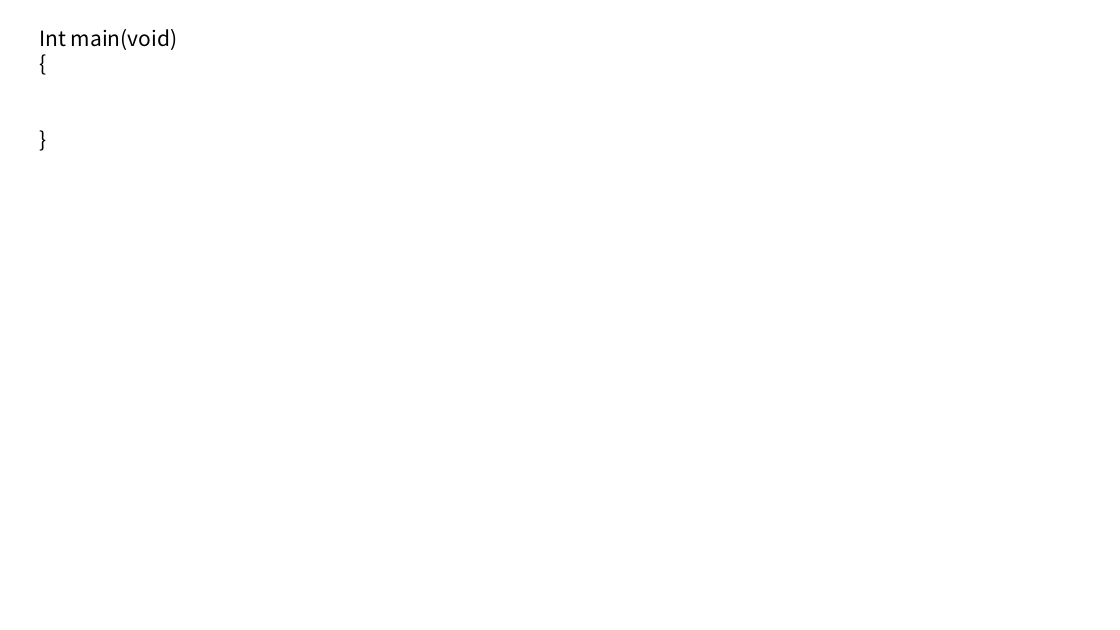
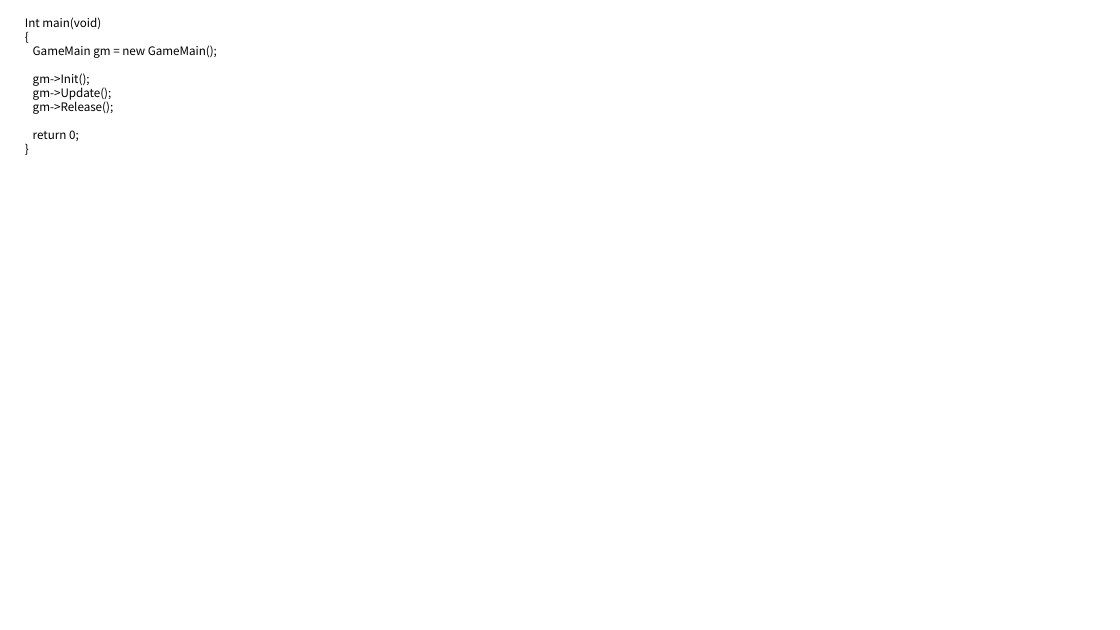
Before and after one commit to HEYHO8037/Tetris, a slide deck: slide 6 of Tetris.pptx. Drawn at 1120x630 pixels with LibreOffice and Linux fonts; fonts in the diff are those of the drawing. Boxes give left, top, right and bottom in pixels: in the first picture for what was removed or moved away, otherwise in the second. Text is boxed around its words. In the diff, an @@ line names an element or a change of style, - is before the commit and + after.

```diff
--- a/Tetris.pptx
+++ b/Tetris.pptx
@@ text "Int main(void)": place and size @@
-text "Int main(void)" at bbox=[39, 29, 177, 50]
+text "Int main(void)" at bbox=[25, 17, 217, 141]
@@ text at bbox=[25, 17, 101, 29]: size 18 to 10 pt in "Int main(void)", "{", "}" @@
@@ text at bbox=[33, 45, 217, 141]: paragraphs added @@
+GameMain gm = new GameMain();
+gm->Init();
+gm->Update();
+gm->Release();
+return 0;
```
Also in this commit, not shown: 1 other slide changed, 2 slides added, 2 slides removed.
